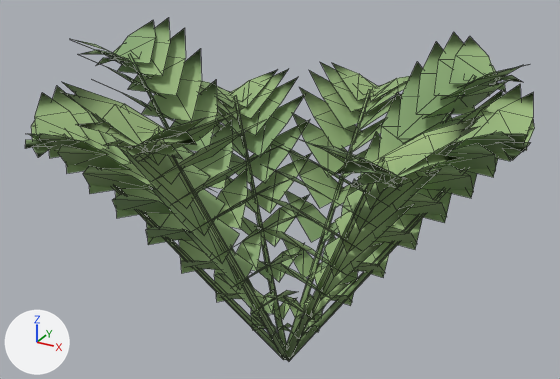
What one commit did to the glTF model game/assets/nature/biome/fern_clump_b.glb.
The view is the same before and after, from a 50 mm camera at (1.25, -2.3, 1.88) aimed at (-0.02, 0.01, 0.73). Every picture has the same lights, and +X, +Y and +Z are marked at lower left. The first picture is the older version. Mesh edges are drawn as thin lines. Vertices at exactly the same position are counted once.

Names of what the first picture shows: 'fern_clump_b'.
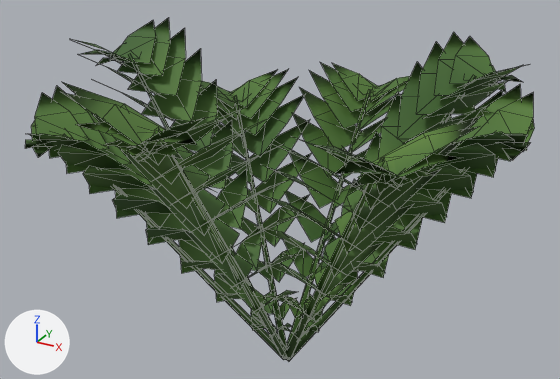
Where the change shows, as pixel boxes (x1, y1, x2, y2) in the pictures (560 x 379 px):
part 1 of me_fern_clump_b, recoloured (green to dark green)
    both: (25, 18, 534, 361)

Diff of the bpy script that builds the scene:
```diff
--- a/game/assets/nature/biome/fern_clump_b.glb.py
+++ b/game/assets/nature/biome/fern_clump_b.glb.py
@@ me_fern_clump_b @@
 me_fern_clump_b.from_pydata(...)  # 928 vertices, 592 faces; spans x -0.89..0.81, y -0.92..0.99, z 0.02..1.34
 # used by ob_fern_clump_b; location = (0.037, -0.035, 0.0)
+# me_fern_clump_b part 1: 592 faces centred in x -0.86..0.78, y -0.89..0.96, z 0.03..1.31 are repainted in the vertex colours; the middle colour goes from green #93b177 to dark green #4a712f
 me_fern_clump_b.materials.append(mat_biome_vcol)
```
